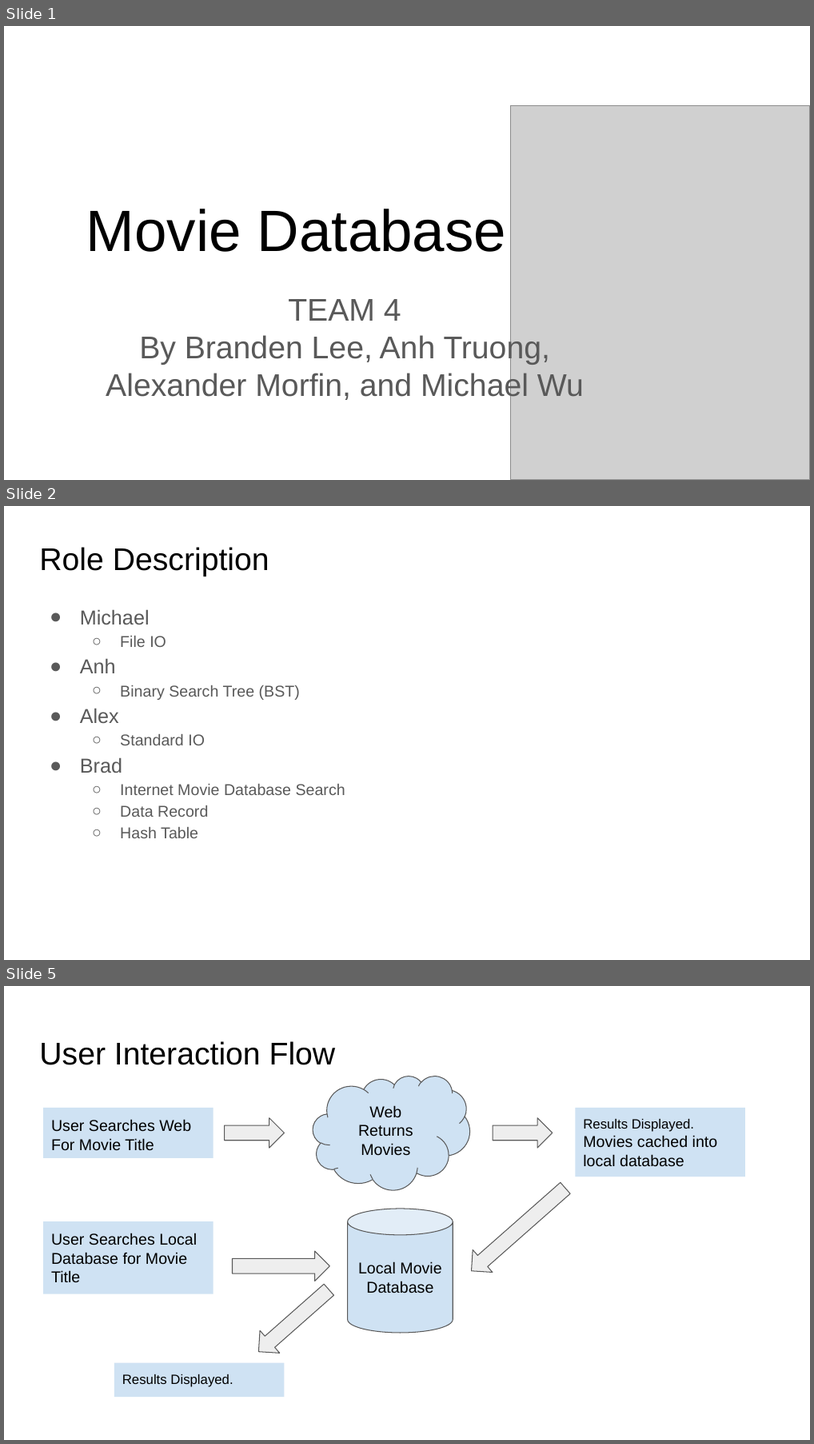
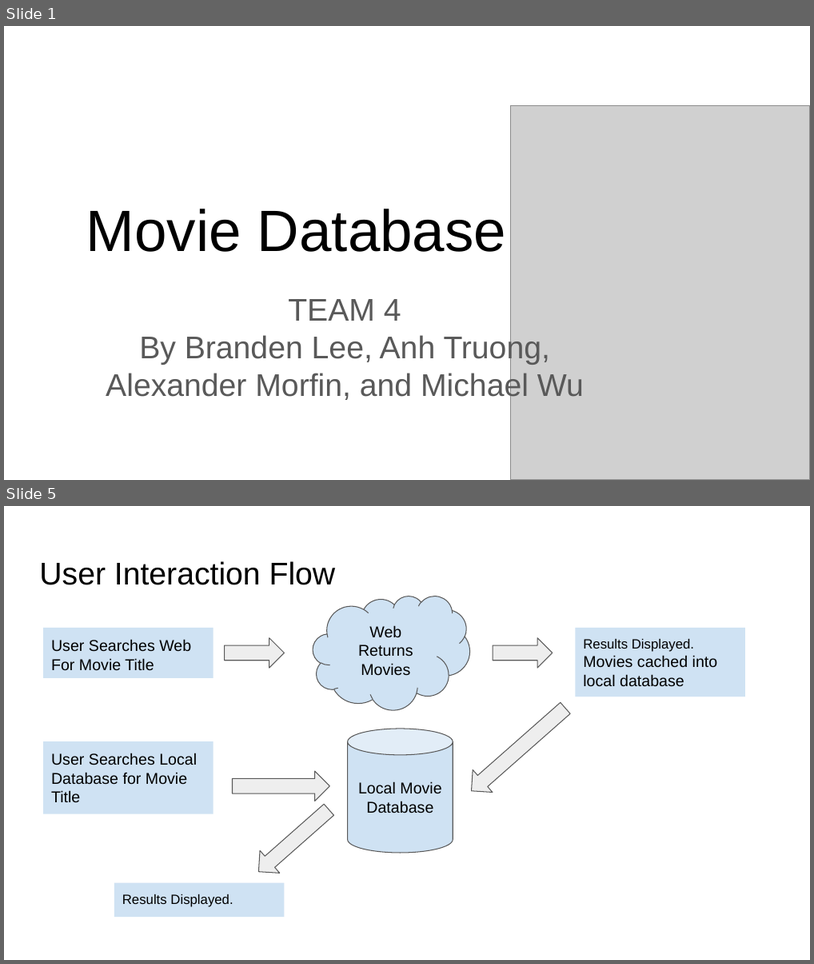
Before and after one commit to CIS22CGroup/CIS_22C_Final_Project_Movie_Database, a slide deck: Team_BL_AT_MW_AM/presentation/CIS22C Movie Database.pptx. Shown one above the other, each under a label of ours: slides 1, 2 and 5 before the commit, slides 1 and 5 after it; the slides between them are not shown. The pictures are 814x1444 and 814x964 pixels, drawn with LibreOffice and Linux fonts; fonts in the diff are those of the drawing; grey boxes stand for pictures. Boxes give left, top, right and bottom in pixels: in the first picture for what was removed or moved away, otherwise in the second. Text is boxed around its words. In the diff, an @@ line names an element or a change of style, - is before the commit and + after.

```diff
--- a/Team_BL_AT_MW_AM/presentation/CIS22C Movie Database.pptx
+++ b/Team_BL_AT_MW_AM/presentation/CIS22C Movie Database.pptx
@@ slide 2 removed at bbox=[4, 506, 810, 960], background #FFFFFF @@
@@ title removed at bbox=[39, 547, 270, 576] @@
-Role Description
@@ text removed at bbox=[80, 609, 346, 838] @@
-● Michael
-  ○ File IO
-● Anh
-  ○ Binary Search Tree (BST)
-● Alex
-  ○ Standard IO
-● Brad
-  ○ Internet Movie Database Search
-  ○ Data Record
-  ○ Hash Table
```
Also in this commit, not shown: 3 slides changed, 3 slides added, 2 other slides removed, 8 other files.
